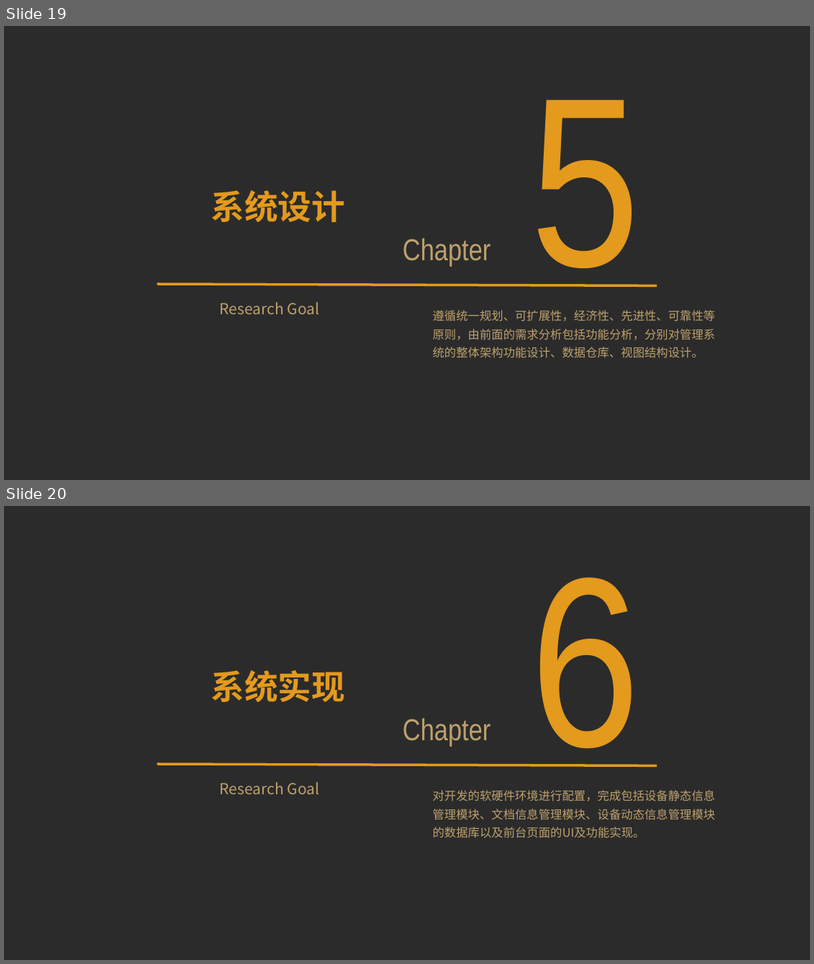
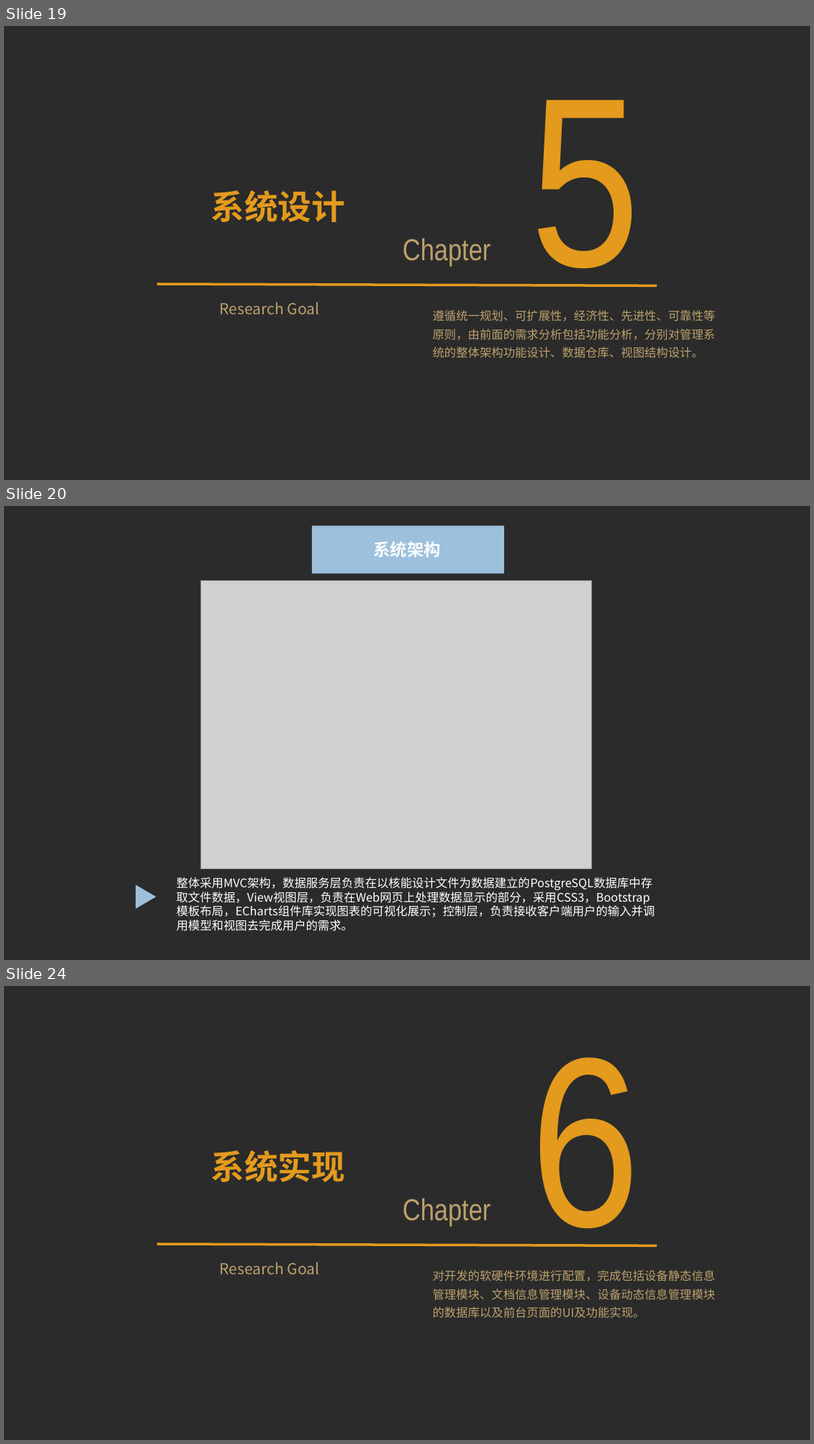
Before and after one commit to zhangly95/thesis-project, a slide deck: 预答辩.pptx. Shown one above the other, each under a label of ours: slides 19 and 20 before the commit, slides 19, 20 and 24 after it; the slides between them are not shown. The pictures are 814x964 and 814x1444 pixels, drawn with LibreOffice and Linux fonts; fonts in the diff are those of the drawing; grey boxes stand for pictures; background and template pictures are left out; a plain dark background stands for a picture behind light text. Boxes give left, top, right and bottom in pixels: in the first picture for what was removed or moved away, otherwise in the second. Text is boxed around its words. In the diff, an @@ line names an element or a change of style, - is before the commit and + after.

```diff
--- a/预答辩.pptx
+++ b/预答辩.pptx
@@ slide 20 added at (4, 506, 810, 960), background picture (left out) @@
@@ rectangle added at (312, 526, 504, 574), fill #9DC0DC @@
@@ text added at (374, 541, 441, 557), 20 pt, text #FFFFFF, bold @@
+系统架构
@@ picture added at (201, 581, 592, 869) @@
@@ triangle added at (136, 884, 157, 908), fill #9DC0DC @@
@@ text added at (177, 877, 656, 931), 14 pt, text #FFFFFF @@
+整体采用MVC架构，数据服务层负责在以核能设计文件为数据建立的PostgreSQL数据库中存取文件数据，View视图层，负责在Web网页上处理数据显示的部分，采用CSS3，Bootstrap模板布局，ECharts组件库实现图表的可视化展示；控制层，负责接收客户端用户的输入并调用模型和视图去完成用户的需求。
@@ what was slide 20 is now slide 24 @@
```
Also in this commit, not shown: 3 slides changed, 7 other slides added.
